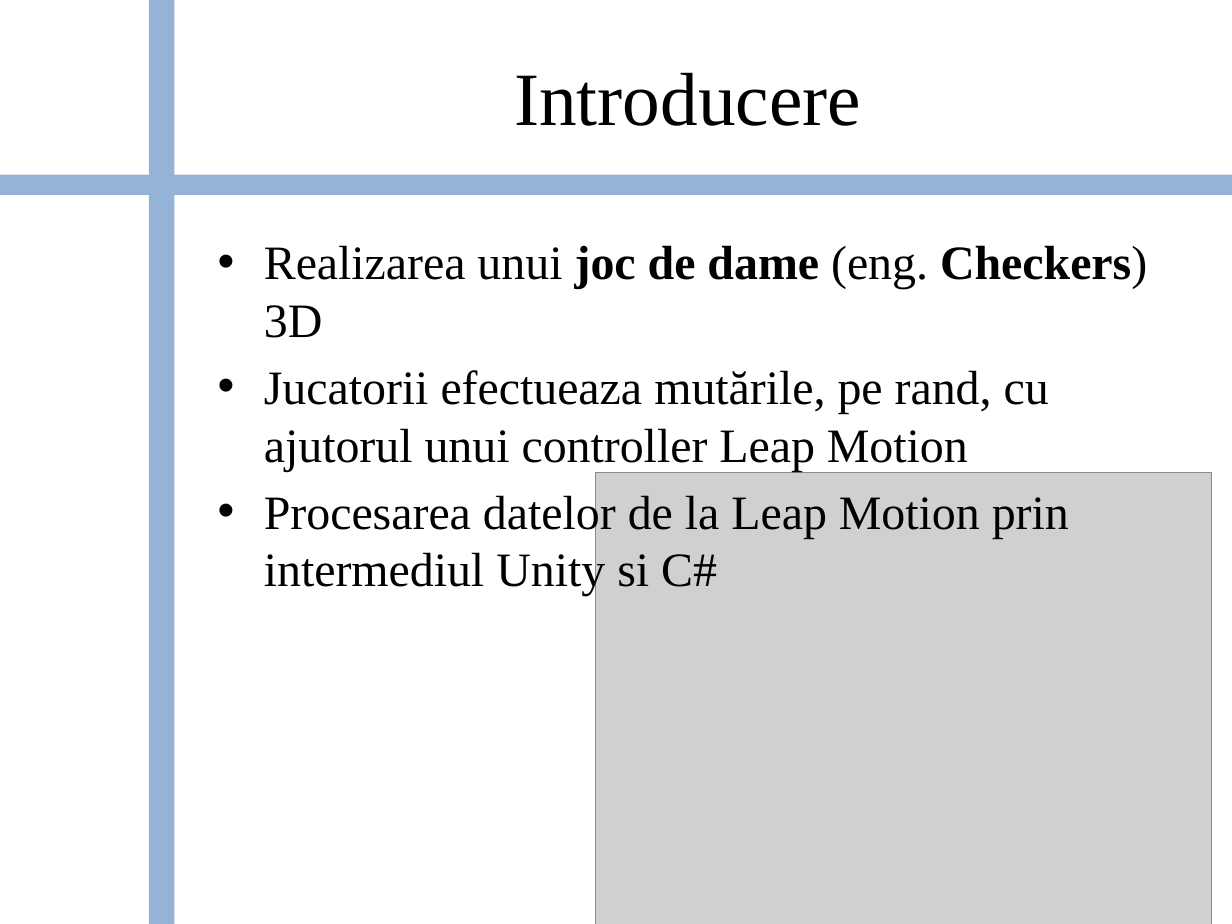
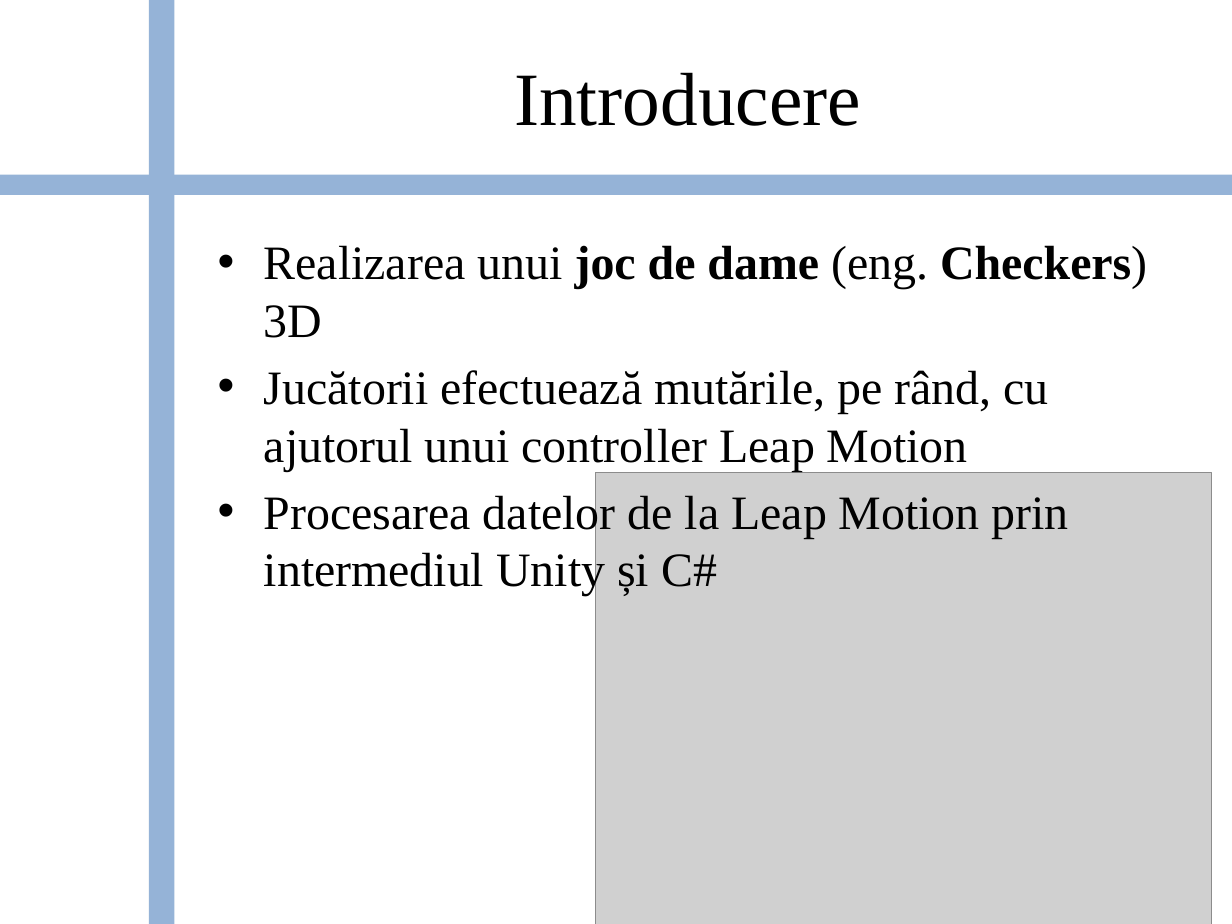
Before and after one commit to bogdanbalau/Unity_3D_Leap, a slide deck: slide 3 of Checkers_Unity_LeapMotion.pptx. Drawn at 1232x924 pixels with LibreOffice and Linux fonts; fonts in the diff are those of the drawing; grey boxes stand for pictures; background and template pictures are left out. Boxes give left, top, right and bottom in pixels: in the first picture for what was removed or moved away, otherwise in the second. Text is boxed around its words. In the diff, an @@ line names an element or a change of style, - is before the commit and + after.

```diff
--- a/Checkers_Unity_LeapMotion.pptx
+++ b/Checkers_Unity_LeapMotion.pptx
@@ text at bbox=[264, 370, 1069, 596]: text changed @@
-• Jucatorii efectueaza mutările, pe rand, cu ajutorul unui controller Leap Motion
-• Procesarea datelor de la Leap Motion prin intermediul Unity si C#
+• Jucătorii efectuează mutările, pe rând, cu ajutorul unui controller Leap Motion
+• Procesarea datelor de la Leap Motion prin intermediul Unity și C#
```
Also in this commit, not shown: 10 other slides changed, 1 slide added, 1 other file.
